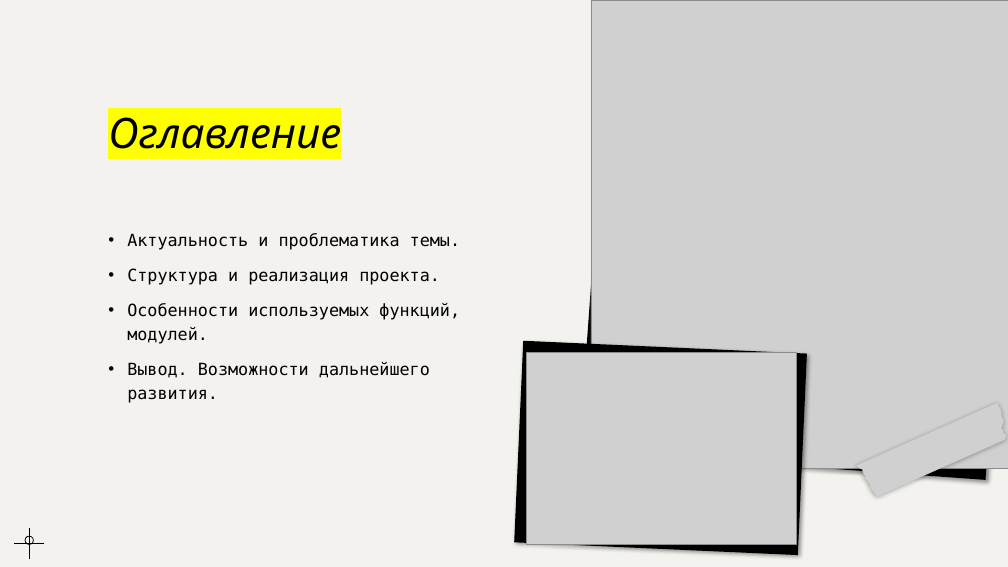
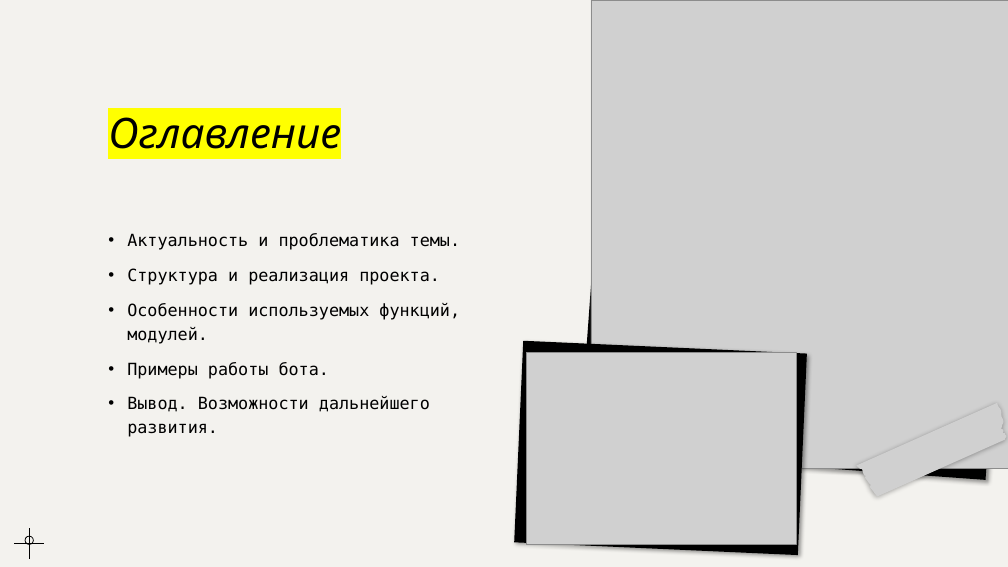
Before and after one commit to serzhana300/telegram_bot_yandex, a slide deck: slide 2 of documentation/Презентация 4.pptx. Drawn at 1008x567 pixels with LibreOffice and Linux fonts; fonts in the diff are those of the drawing; grey boxes stand for pictures. Boxes give left, top, right and bottom in pixels: in the first picture for what was removed or moved away, otherwise in the second. Text is boxed around its words. In the diff, an @@ line names an element or a change of style, - is before the commit and + after.

```diff
--- a/documentation/Презентация 4.pptx
+++ b/documentation/Презентация 4.pptx
@@ text at [127,362,329,379]: paragraph added @@
+• Примеры работы бота.
```
Also in this commit, not shown: 7 other slides changed, 5 slides added, 2 other files.
